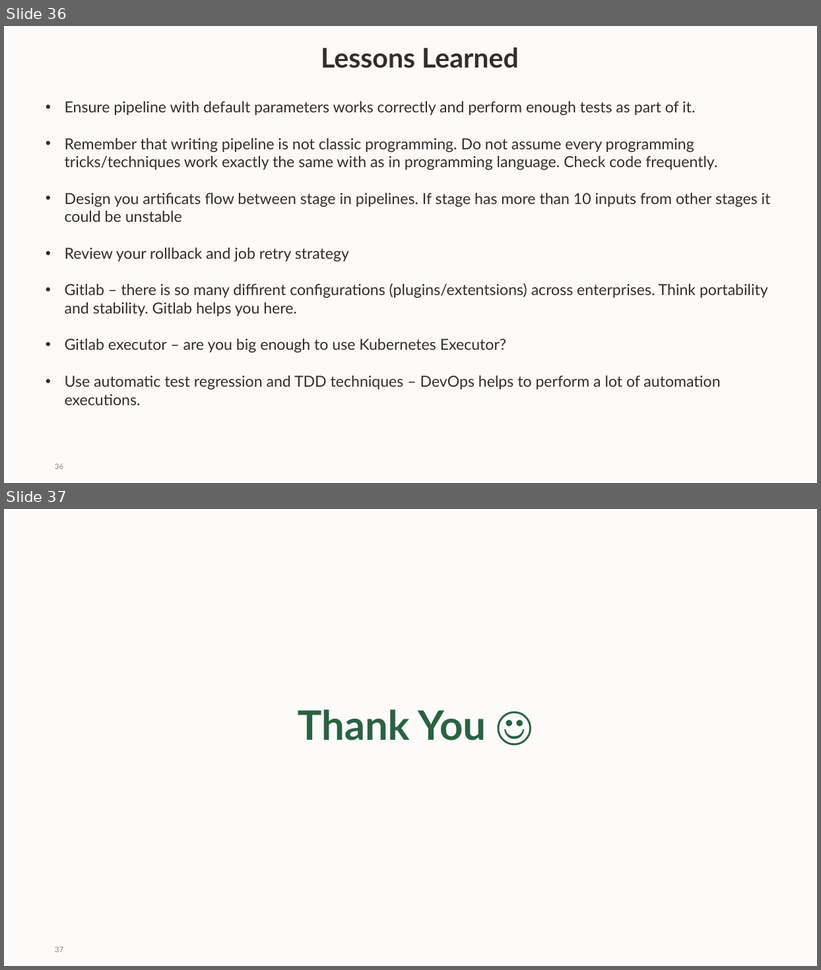
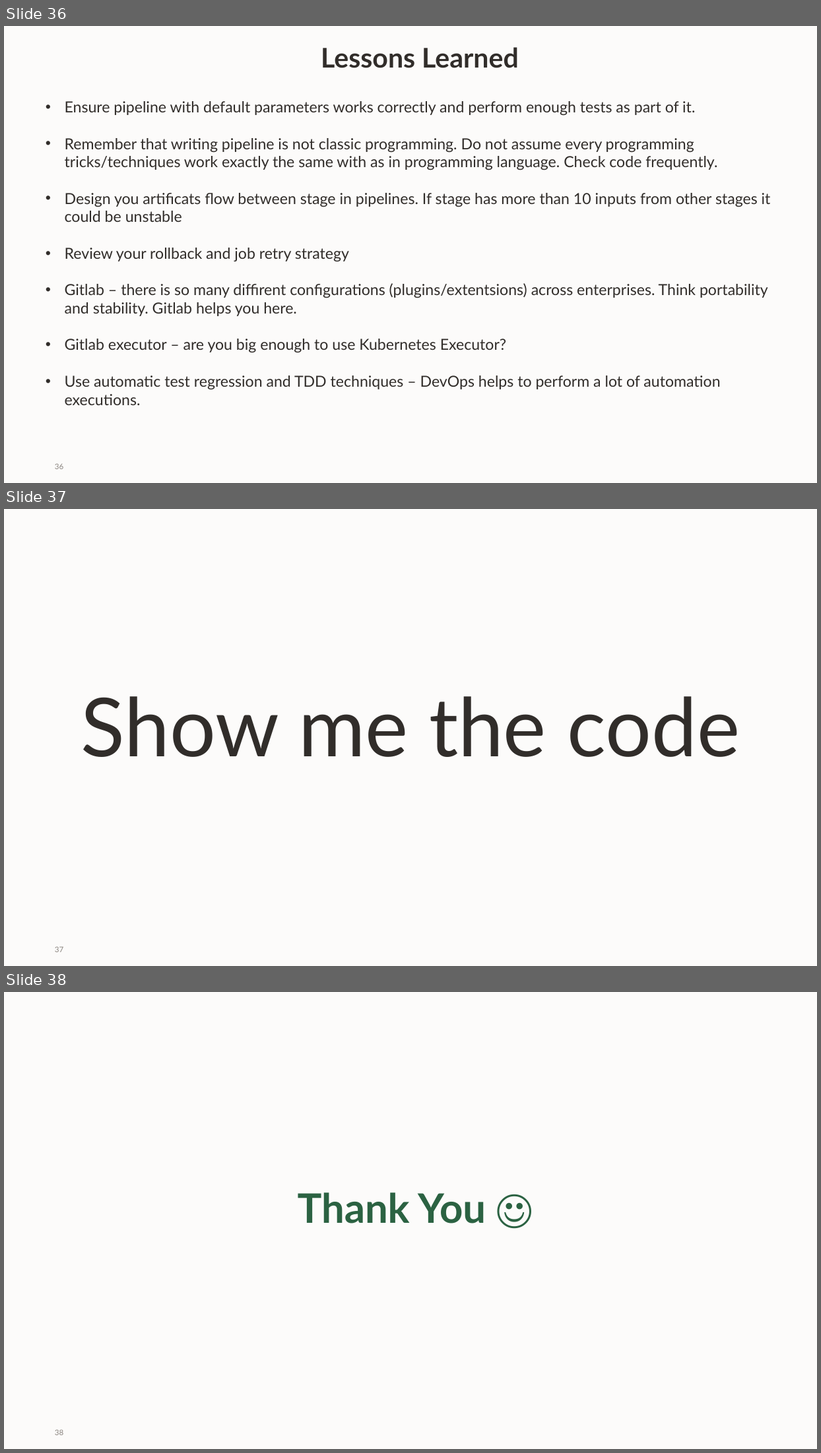
Before and after one commit to zizu1985/POUG2026, a slide deck: POUG2026_Gitlab_pipelines.pptx. Shown one above the other, each under a label of ours: slides 36 and 37 before the commit, slides 36, 37 and 38 after it. The pictures are 821x970 and 821x1453 pixels, drawn with LibreOffice and Linux fonts; fonts in the diff are those of the drawing; background and template pictures are left out. Boxes give left, top, right and bottom in pixels: in the first picture for what was removed or moved away, otherwise in the second. Text is boxed around its words. In the diff, an @@ line names an element or a change of style, - is before the commit and + after.

```diff
--- a/POUG2026_Gitlab_pipelines.pptx
+++ b/POUG2026_Gitlab_pipelines.pptx
@@ slide 37 added at [4,509,817,966], background picture (left out) @@
@@ text added at [81,696,741,757], 96 pt, text #312D2A @@
+Show me the code
@@ page number added at [55,947,63,953], 9 pt, text #8B8580 @@
+37
@@ what was slide 37 is now slide 38 @@
@@ page number at [55,1430,63,1436]: text changed @@
-37
+38
```
Also in this commit, not shown: 2 slides changed.
